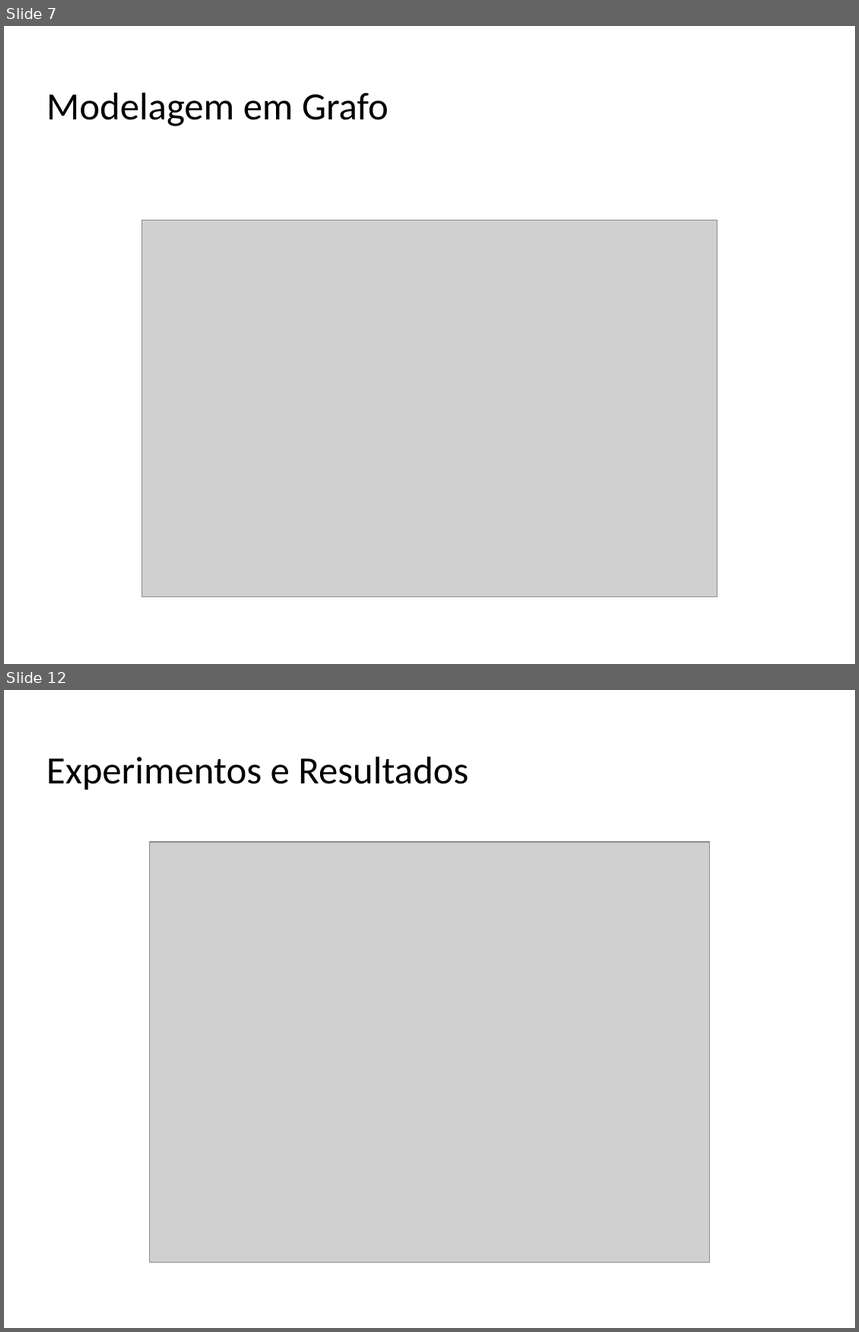
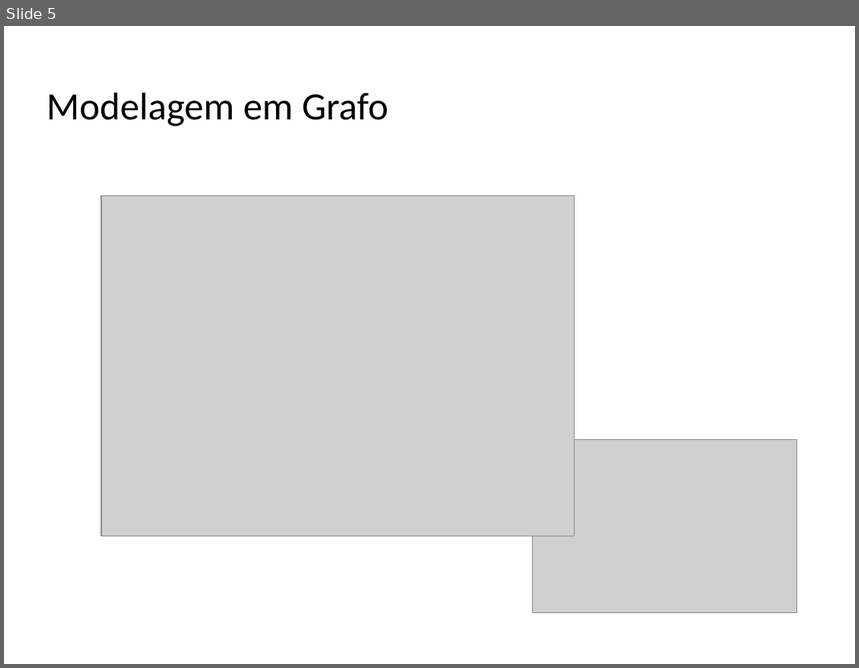
Before and after one commit to albertoueda/ufmg, a slide deck: paa/tp-final/apresentacao/alberto-ueda-final-tp-presentation.odp. Shown one above the other, each under a label of ours: slides 7 and 12 before the commit, slide 5 after it; the slides between them are not shown. The pictures are 859x1332 and 859x668 pixels, drawn with LibreOffice and Linux fonts; fonts in the diff are those of the drawing; grey boxes stand for pictures; background and template pictures are left out. Boxes give left, top, right and bottom in pixels: in the first picture for what was removed or moved away, otherwise in the second. Text is boxed around its words. In the diff, an @@ line names an element or a change of style, - is before the commit and + after.

```diff
--- a/paa/tp-final/apresentacao/alberto-ueda-final-tp-presentation.odp
+++ b/paa/tp-final/apresentacao/alberto-ueda-final-tp-presentation.odp
@@ slide 12 removed at (4, 690, 855, 1328), background picture (left out) @@
@@ title removed at (47, 756, 468, 790) @@
-Experimentos e Resultados
@@ picture removed at (149, 842, 710, 1263) @@
@@ what was slide 7 is now slide 5 @@
@@ slide 5 changed as well @@
@@ picture: place and size @@
-picture at (142, 221, 718, 598)
+picture at (101, 196, 575, 537)
@@ picture added at (533, 439, 798, 613) @@
```
Also in this commit, not shown: 5 other slides changed, 5 slides added, 6 other slides removed, 8 other files.
